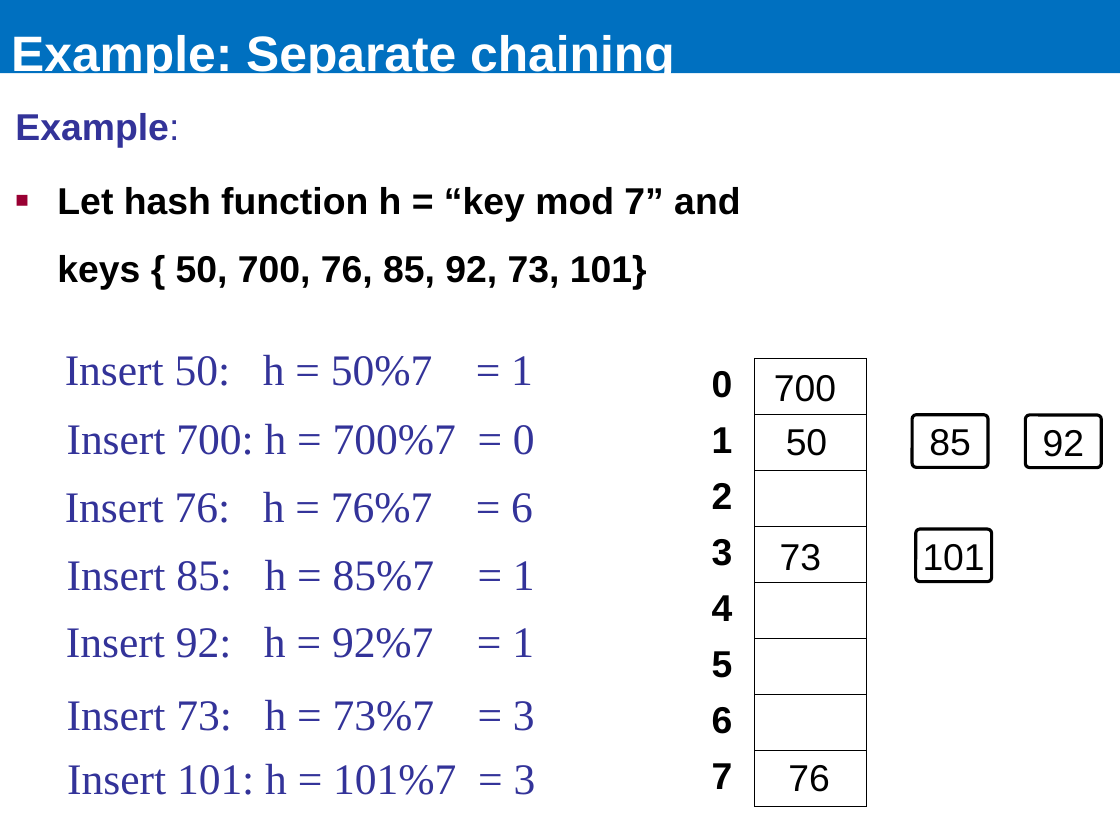
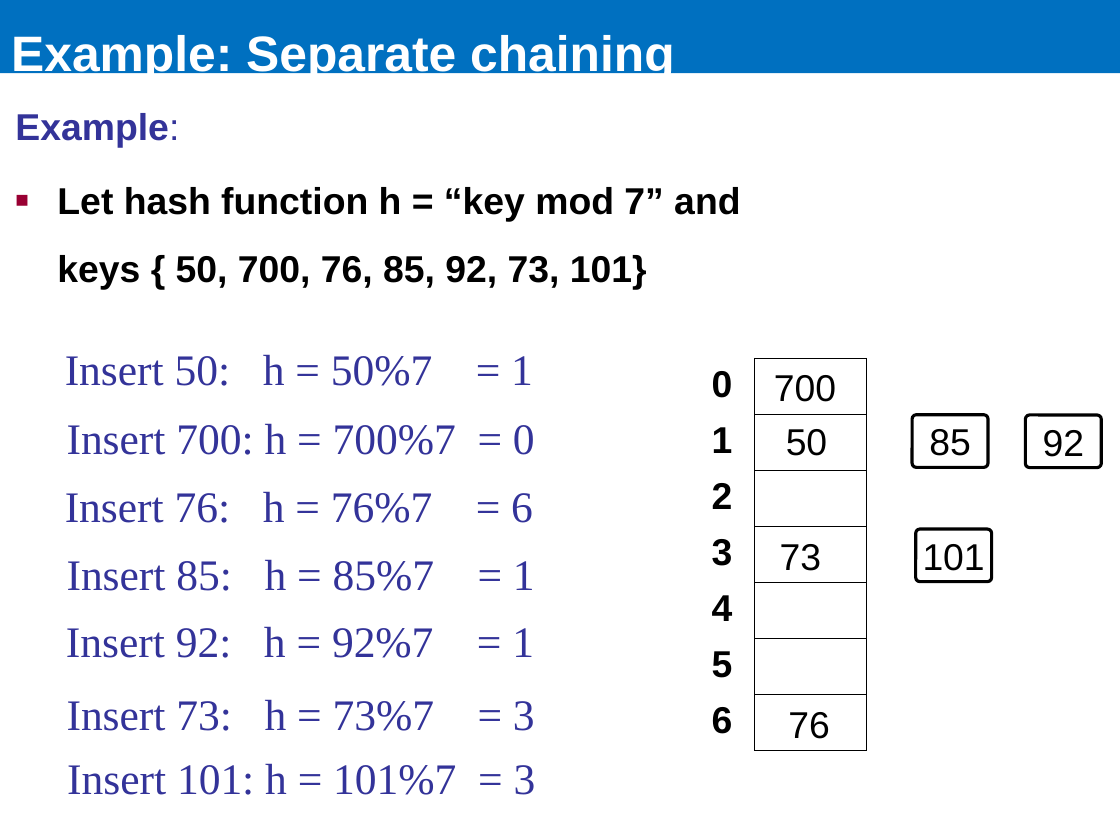
Before and after one commit to ECEG4191/Lecture-Slides, a slide deck: slide 17 of 8.4 Hashing Techniques.pptx. Drawn at 1120x840 pixels with LibreOffice and Linux fonts; fonts in the diff are those of the drawing; background and template pictures are left out. Boxes give left, top, right and bottom in pixels: in the first picture for what was removed or moved away, otherwise in the second. Text is boxed around its words. In the diff, an @@ line names an element or a change of style, - is before the commit and + after.

```diff
--- a/8.4 Hashing Techniques.pptx
+++ b/8.4 Hashing Techniques.pptx
@@ table at box(690, 358, 867, 750) @@
-row 8: 7 | 
@@ rounded rectangle "76": place and size @@
-rounded rectangle "76" at box(762, 759, 857, 793)
+rounded rectangle "76" at box(762, 707, 857, 740)
```
Also in this commit, not shown: 3 other slides changed, 5 slides added.
